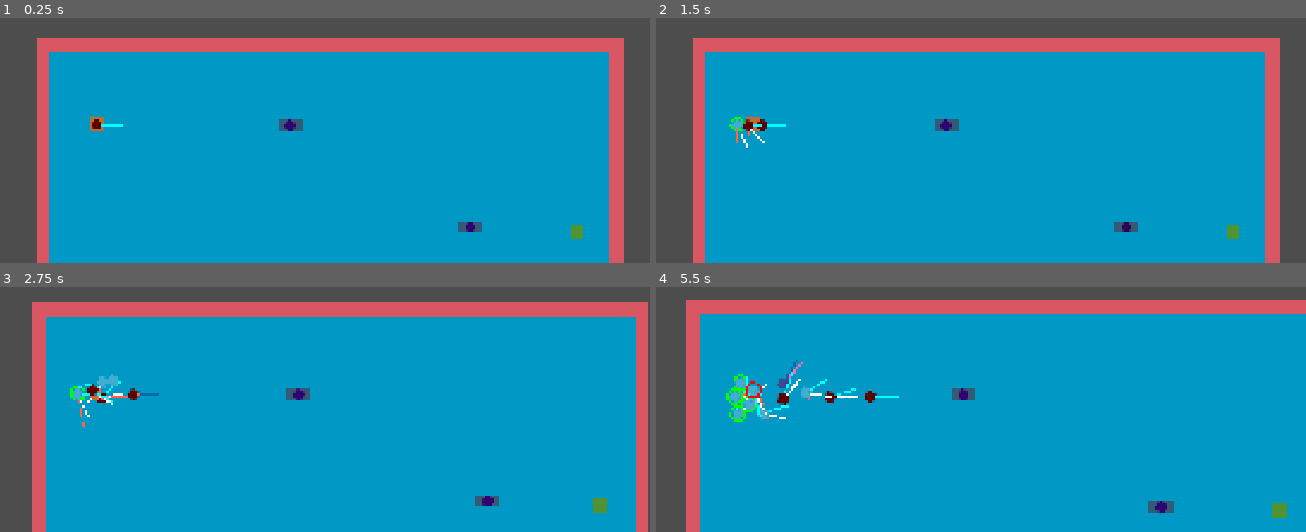
Above: before the commit, frames 1-4 (two rows, left to right).
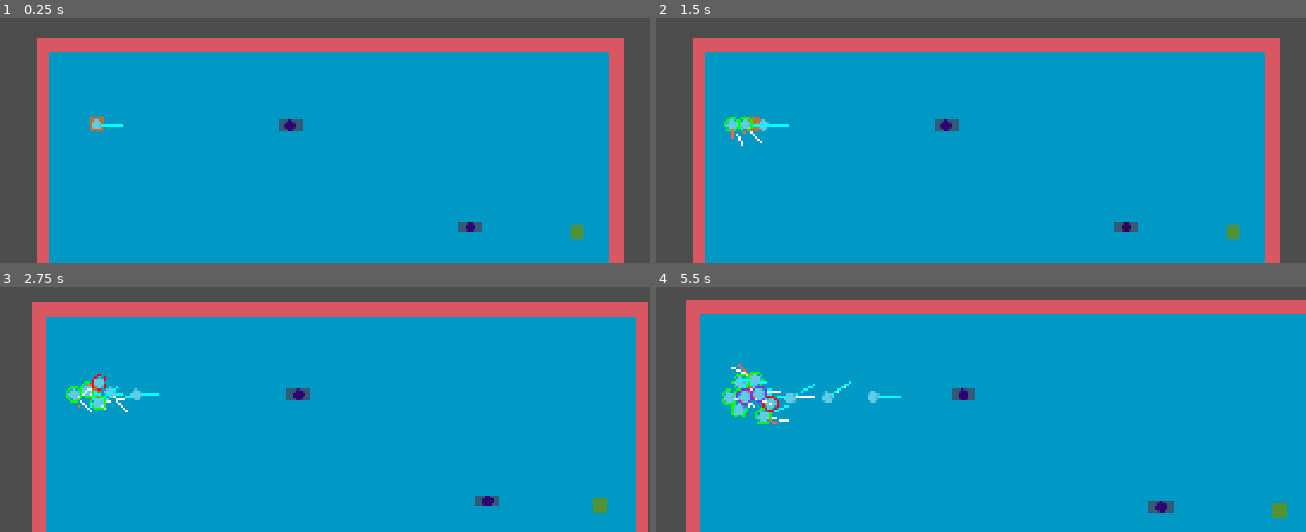
Above: after the commit, the same moments.

Repository: djairoh/crowdSim
Game: Godot game, scene res://scenes/crowd_manager.tscn
Two runs of this game, one before a commit and one after it. Both use one fixed random seed, a clock stepped at 60 frames per second and the inputs below.
Inputs (mouse positions are in pixels of both pictures, inside the frame that each line leads up to):
- Up to frame 1 (0.25 s): no input
- Up to frame 2 (1.5 s): tap Enter at 0.5 s; drag from (948, 125) to (1124, 226) at 0.52 s; drag from (1124, 226) to (948, 125) at 1.27 s
- Up to frame 3 (2.75 s): move the mouse to (117, 394) at 2.02 s; hold Mouse wheel up (zoomIn) from 2.03 s (still down); click (117, 394) at 2.17 s
- Up to frame 4 (5.5 s): release Mouse wheel up (zoomIn) at 2.75 s; drag from (734, 394) to (955, 394) at 2.77 s; drag from (773, 397) to (948, 306) at 3.52 s; drag from (773, 385) to (outside the picture) at 4.27 s; move the mouse to (773, 382) at 5.02 s; hold Mouse wheel up (zoomIn) from 5.03 s (still down); click (773, 382) at 5.17 s

The runs differ from the first frame. In frame 1, less than 0.1% of the frame differs, in the area x 14-16%, y 41-46%; in frame 2, 0.4%; in frame 3, 0.9%; in frame 4, 1.9%, in the area x 10-38%, y 29-56%.

Commit message:
Implement panic propagation

Diff:
--- a/scenes/crowd_agent.tscn
+++ b/scenes/crowd_agent.tscn
@@ -15,6 +15,9 @@
 [sub_resource type="RectangleShape2D" id="RectangleShape2D_wwv84"]
 size = Vector2(28, 12)
 
+[sub_resource type="CircleShape2D" id="CircleShape2D_jm76c"]
+radius = 36.0
+
 [sub_resource type="RectangleShape2D" id="RectangleShape2D_6u5ao"]
 size = Vector2(72, 32)
 
@@ -53,6 +56,14 @@
 
 [node name="AgentState" type="Node2D" parent="." unique_id=1107416114]
 script = ExtResource("6_hy0gt")
+
+[node name="PanicArea" type="Area2D" parent="AgentState" unique_id=340625144]
+collision_layer = 0
+collision_mask = 2
+
+[node name="CollisionShape2D" type="CollisionShape2D" parent="AgentState/PanicArea" unique_id=1092890294]
+shape = SubResource("CircleShape2D_jm76c")
+debug_color = Color(0.67058825, 0, 0.0627451, 0.41960785)
 
 [node name="Forces" type="Node2D" parent="." unique_id=1431331718]
 script = ExtResource("3_xis0x")
--- a/scripts/Agent.gd
+++ b/scripts/Agent.gd
@@ -14,6 +14,7 @@
 @onready var falling: Falling = %Falling
 
 @export var max_speed: float = 32.0
+@export var panic_speed_multiplier: float = 1.4
 @export var acceleration: float = 10.0
 @export var max_movement: float = 10
 @export var start_fallen: bool = false
@@ -50,7 +51,8 @@
 		velocity = Vector2.ZERO
 		return
 
-	self.desired_velocity = (forces.get_desired_direction() * max_speed)
+	# Update panic state
+	agent_state.update_panic(delta)
 
 	# Eq. (1) + Eq. (2)
 	var f_to = forces.get_total_force(true)
@@ -76,14 +78,6 @@
 	var beta_i: float = 0.0
 
 	if F_fa.length_squared() > 0.0001:
-		#print(
-			#"F_fa: ", F_fa,
-			#" alpha: ", alpha_i,
-			#" waiting: ", rules.waiting_rule,
-			#" stopping: ", rules.stopping_rule,
-			#" repulsion: ", r_i,
-			#
-		#)
 		beta_i = 0.5
 
 	# movement_direction = normal desired direction + fallen agent avoidance
@@ -96,9 +90,17 @@
 	if movement_direction.length_squared() > 0.0001:
 		movement_direction = movement_direction.normalized()
 
+	var target_max_speed: float = max_speed
+
+	# Increase movement speed when panic
+	if agent_state.is_panic():
+		target_max_speed *= panic_speed_multiplier
+
+	self.desired_velocity = forces.get_desired_direction() * target_max_speed
+
 	# Update v_i[n].
 	# v_i[n] = min(v_i[n-1] + aT, v_i_MAX)
-	current_speed = min(current_speed + acceleration * delta, max_speed)
+	current_speed = min(current_speed + acceleration * delta, target_max_speed)
 
 	# Eq. (3)
 	# Paper uses equation to get desired position p_i[n+1]
--- a/scripts/CrowdManager.gd
+++ b/scripts/CrowdManager.gd
@@ -24,10 +24,10 @@
 	agent.global_position = lvl.get_random_spawn()
 
 	# Set panic agents
-	if randf() < panic_ratio:
-		agent.agent_state.set_panic()
-	else:
-		agent.agent_state.set_normal()
+	#if randf() < panic_ratio:
+		#agent.agent_state.set_panic()
+	#else:
+		#agent.agent_state.set_normal()
 
 	agent.request_path(lvl.get_random_goal())
 	# FIXME: agent unreachable target logic
--- a/scripts/agent_state.gd
+++ b/scripts/agent_state.gd
@@ -5,7 +5,10 @@
 # TODO: Update sprite colors
 class_name AgentState
 
+@onready var parent: CrowdAgent = get_parent()
 @onready var sprite: Sprite2D = get_parent().get_node("Sprite2D")
+@onready var panic_area: Area2D = $PanicArea
+
 
 enum states {
 	NORMAL,
@@ -14,6 +17,13 @@
 	FALLEN,
 }
 @export var current_state = states.NORMAL
+
+var panic_level: float = 0.0
+
+const PANIC_THRESHOLD: float = 1.0
+const PANIC_PROPAGATION_RATE: float = 0.5
+const DENSITY_THRESHOLD: int = 8
+const DENSITY_PANIC_RATE: float = 0.05
 
 # Set the states
 func set_normal() -> void:
@@ -44,3 +54,58 @@
 
 func is_fallen() -> bool:
 	return current_state == states.FALLEN
+
+# Turn into a panicked agent if conditions are met (communication, pushing, density panic)
+# NOTE: These conditions we defined ourselves and based loosely on the paper,
+# since the paper did not specify the formulas for it.
+func update_panic(delta: float) -> void:
+	if is_fallen() or is_panic():
+		return
+
+	# Keep track of panic neighbours
+	var panicked_neighbours: int = 0
+	var nearby_agents: int = 0
+
+	for body in panic_area.get_overlapping_bodies():
+		if not body is CrowdAgent or body == parent:
+			continue
+
+		var other_agent: CrowdAgent = body
+
+		if not is_instance_valid(other_agent):
+			continue
+
+		# Get other agents except fallen ones
+		if not other_agent.agent_state.is_fallen():
+			nearby_agents += 1
+
+		if other_agent.agent_state.is_panic():
+			panicked_neighbours += 1
+
+	var communication_panic: float = 0.0
+	var pushing_panic: float = 0.0
+	var density_panic: float = 0.0
+
+	# Communication panic: Increase panic level by the number of neighbours, panic rate and time change
+	if panicked_neighbours > 0:
+		communication_panic = panicked_neighbours * PANIC_PROPAGATION_RATE * delta
+
+	# Pushing panic: Perceived increase of number of people pushing
+	var pushing_count: int = parent.repulsion.agent_repulsion_forces.size()
+	if pushing_count >= 2:
+		pushing_panic = 0.2 * pushing_count * delta
+
+	# Density panic: crowded local area increases panic.
+	if nearby_agents >= DENSITY_THRESHOLD:
+		var excess_density: int = nearby_agents - DENSITY_THRESHOLD + 1
+
+		density_panic = (
+			excess_density
+			* DENSITY_PANIC_RATE
+			* delta
+		)
+
+	panic_level += communication_panic + pushing_panic + density_panic
+
+	if panic_level > PANIC_THRESHOLD:
+		set_panic()
